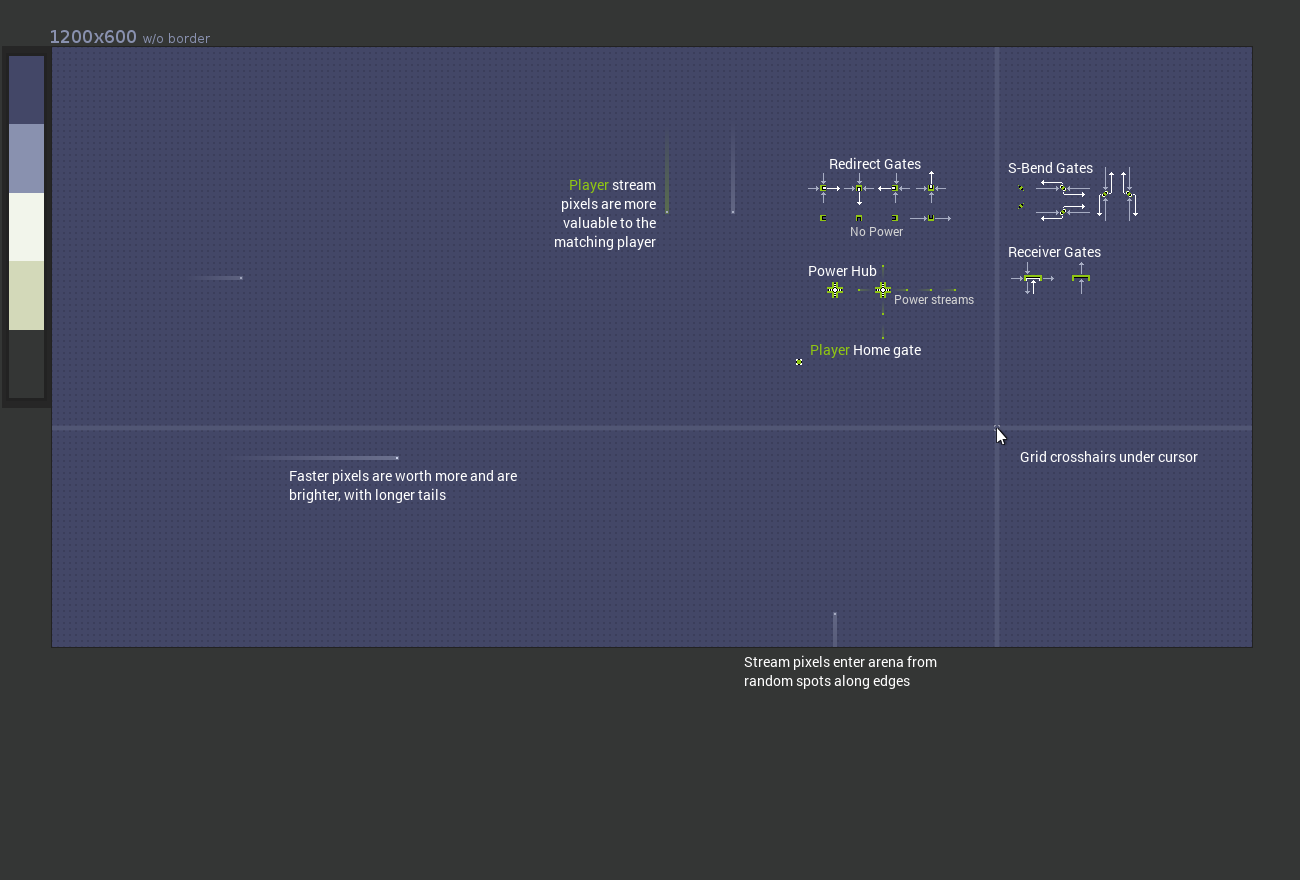
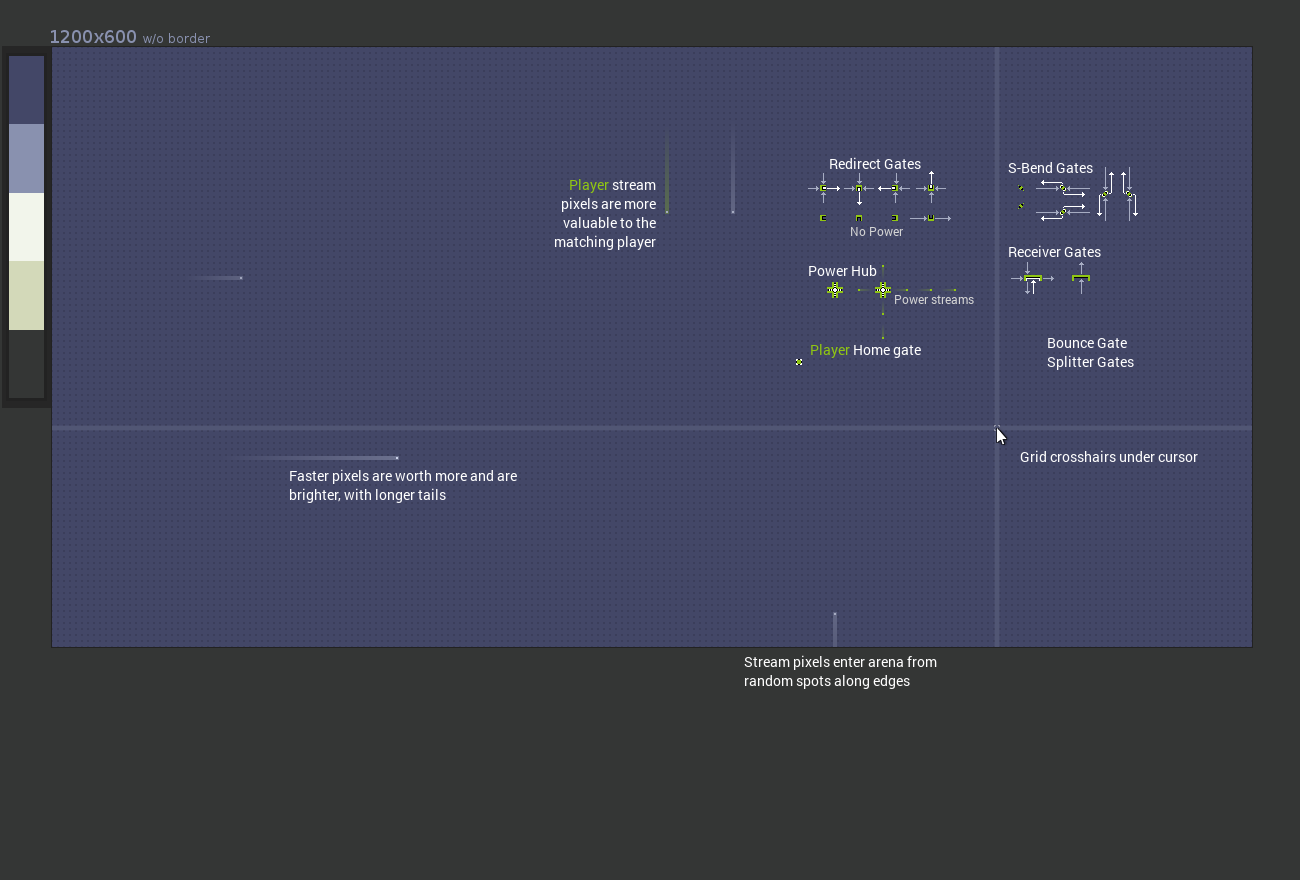
Before/after of a 1300 x 880 layered artwork. What changed in the layer stack:
added layer "Bounce Gate ..." in group "gate ideas" over [1047, 338, 1134, 370]
